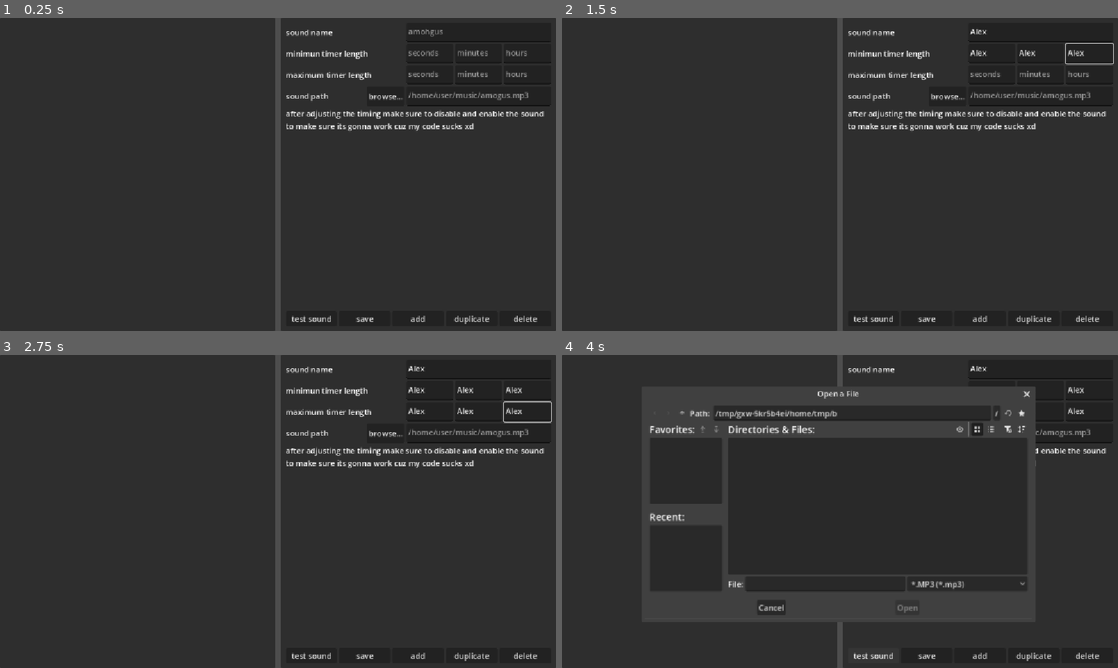
Above: before the commit, frames 1-4 (two rows, left to right).
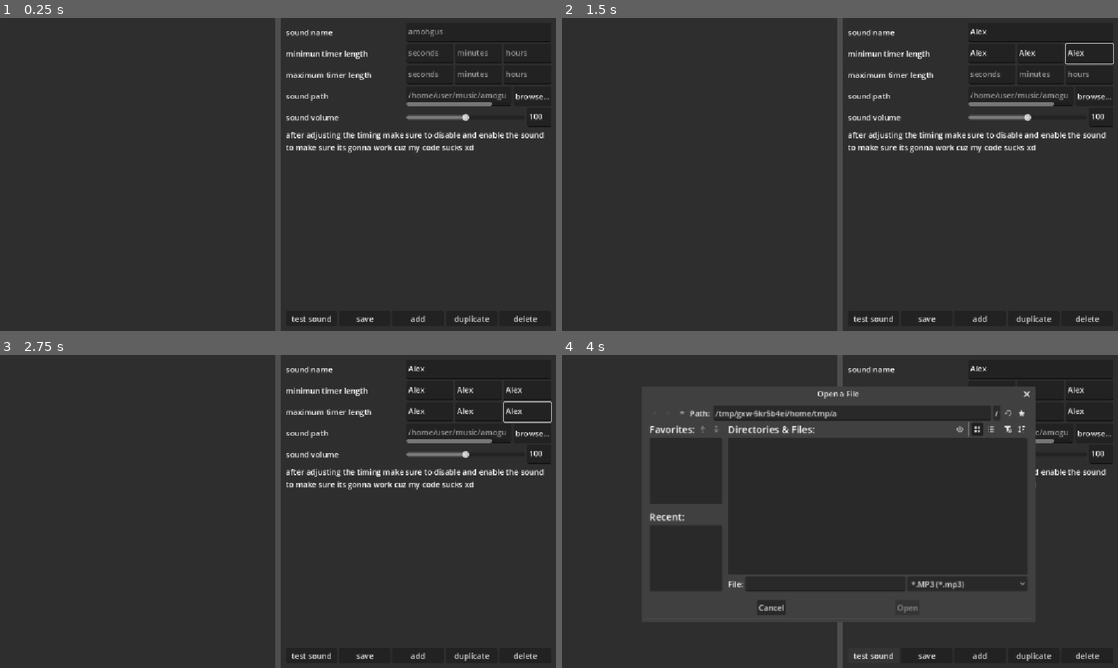
Above: after the commit, the same moments.

Repository: queniaVT/occasional-interrupter
Game: Godot game, scene res://main.tscn
Same seed, same stepped clock (60 frames per second), same inputs: the game is played once before the commit and once after it.
Inputs (mouse positions are in pixels of both pictures, inside the frame that each line leads up to):
- Up to frame 1 (0.25 s): no input
- Up to frame 2 (1.5 s): click (1040, 33) at 0.52 s; type "Alex" at 0.6 s; click (990, 52) at 0.75 s; type "Alex" at 0.83 s; click (1040, 52) at 0.98 s; type "Alex" at 1.07 s; click (1090, 52) at 1.27 s; type "Alex" at 1.35 s
- Up to frame 3 (2.75 s): click (428, 411) at 1.5 s; type "Alex" at 1.58 s; click (478, 411) at 1.73 s; type "Alex" at 1.82 s; click (528, 411) at 2.02 s; type "Alex" at 2.1 s
- Up to frame 4 (4 s): click "browse..." at 2.75 s; click "test sound" at 3.5 s

The runs differ from the first frame. In frame 1, 2.5% of the frame differs, in the area x 51-99%, y 23-44%; in frame 2, 2.5%; in frame 3, 2.5%; in frame 4, 0.5%.

Commit message:
did stuffz w/ui n added volume control 4 each sound

Diff:
--- a/main.gd
+++ b/main.gd
@@ -7,7 +7,9 @@
 @onready var maxTimerBoxS: TextEdit = $HSplitContainer/options/MarginContainer/VBoxContainer/maxTimer/HBoxContainer/TextEdit
 @onready var maxTimerBoxM: TextEdit = $HSplitContainer/options/MarginContainer/VBoxContainer/maxTimer/HBoxContainer/TextEdit2
 @onready var maxTimerBoxH: TextEdit = $HSplitContainer/options/MarginContainer/VBoxContainer/maxTimer/HBoxContainer/TextEdit3
-@onready var soundPathBox: TextEdit = $HSplitContainer/options/MarginContainer/VBoxContainer/soundPath/TextEdit
+@onready var soundPathBox: TextEdit = $HSplitContainer/options/MarginContainer/VBoxContainer/soundPath/HBoxContainer/TextEdit
+@onready var volumeSlider: HSlider = $HSplitContainer/options/MarginContainer/VBoxContainer/soundVolume/HBoxContainer/volumeSlider
+@onready var soundVolumeBox: TextEdit = $HSplitContainer/options/MarginContainer/VBoxContainer/soundVolume/HBoxContainer/TextEdit
 @onready var soundContainer: VBoxContainer = $HSplitContainer/sounds/MarginContainer/ScrollContainer/soundContainer
 @onready var fileDialog: FileDialog = $FileDialog
 
@@ -35,6 +37,7 @@
 		instance.maxTimerM = sound.maxTimerM
 		instance.maxTimerH = sound.maxTimerH
 		instance.soundPath = sound.soundPath
+		instance.soundVolume = sound.soundVolume
 		soundContainer.add_child(instance)
 		instance.set_selected(true)
 		_on_sound_selected(instance)
@@ -49,6 +52,7 @@
 	maxTimerBoxM.text = selectedSound.maxTimerM
 	maxTimerBoxH.text = selectedSound.maxTimerH
 	soundPathBox.text = selectedSound.soundPath
+	volumeSlider.value = selectedSound.soundVolume
 	for child in soundContainer.get_children():
 		if child.has_method("set_selected"):
 			child.set_selected(child == sound)
@@ -63,9 +67,14 @@
 		selectedSound.maxTimerM = maxTimerBoxM.text
 		selectedSound.maxTimerH = maxTimerBoxH.text
 		selectedSound.soundPath = soundPathBox.text
+		selectedSound.soundVolume = volumeSlider.value
 	for sound in soundContainer.get_children():
 		if !sound.is_connected("selected", _on_sound_selected):
 			sound.connect("selected", _on_sound_selected)
+	if soundVolumeBox.has_focus():
+		if !soundVolumeBox.text.is_valid_float(): return
+		volumeSlider.value = float(soundVolumeBox.text)
+	else: soundVolumeBox.text = str(volumeSlider.value).trim_suffix(".0")
 
 func _on_add_pressed() -> void:
 	var instance = soundScene.instantiate()
@@ -84,6 +93,7 @@
 	instance.maxTimerM = selectedSound.maxTimerM
 	instance.maxTimerH = selectedSound.maxTimerH
 	instance.soundPath = selectedSound.soundPath
+	instance.soundVolume = selectedSound.soundVolume
 	soundContainer.add_child(instance)
 	instance.set_selected(true)
 	_on_sound_selected(instance)
@@ -114,7 +124,8 @@
 			"maxTimerS": sound.maxTimerS,
 			"maxTimerM": sound.maxTimerM,
 			"maxTimerH": sound.maxTimerH,
-			"soundPath": sound.soundPath
+			"soundPath": sound.soundPath,
+			"soundVolume": sound.soundVolume
 		})
 	var data := {"sounds": soundData}
 	var jsonText := JSON.stringify(data, "\t")
--- a/main.tscn
+++ b/main.tscn
@@ -64,7 +64,7 @@
 [node name="TextEdit" type="TextEdit" parent="HSplitContainer/options/MarginContainer/VBoxContainer/soundName" unique_id=1781880667]
 custom_minimum_size = Vector2(300, 40)
 layout_mode = 2
-size_flags_horizontal = 8
+size_flags_horizontal = 3
 placeholder_text = "amohgus"
 tab_input_mode = false
 
@@ -147,15 +147,46 @@
 size_flags_horizontal = 2
 text = "sound path"
 
-[node name="browse" type="Button" parent="HSplitContainer/options/MarginContainer/VBoxContainer/soundPath" unique_id=575100541]
+[node name="HBoxContainer" type="HBoxContainer" parent="HSplitContainer/options/MarginContainer/VBoxContainer/soundPath" unique_id=1392291496]
+layout_mode = 2
+size_flags_horizontal = 3
+
+[node name="TextEdit" type="TextEdit" parent="HSplitContainer/options/MarginContainer/VBoxContainer/soundPath/HBoxContainer" unique_id=870041659]
+custom_minimum_size = Vector2(218, 40)
+layout_mode = 2
+size_flags_horizontal = 3
+placeholder_text = "/home/user/music/amogus.mp3"
+tab_input_mode = false
+
+[node name="browse" type="Button" parent="HSplitContainer/options/MarginContainer/VBoxContainer/soundPath/HBoxContainer" unique_id=575100541]
+custom_minimum_size = Vector2(70, 40)
 layout_mode = 2
 text = "browse..."
 
-[node name="TextEdit" type="TextEdit" parent="HSplitContainer/options/MarginContainer/VBoxContainer/soundPath" unique_id=870041659]
-custom_minimum_size = Vector2(300, 40)
-layout_mode = 2
-size_flags_horizontal = 8
-placeholder_text = "/home/user/music/amogus.mp3"
+[node name="soundVolume" type="HBoxContainer" parent="HSplitContainer/options/MarginContainer/VBoxContainer" unique_id=254056585]
+layout_mode = 2
+size_flags_vertical = 0
+
+[node name="Label" type="Label" parent="HSplitContainer/options/MarginContainer/VBoxContainer/soundVolume" unique_id=2025581295]
+layout_mode = 2
+size_flags_horizontal = 2
+text = "sound volume"
+
+[node name="HBoxContainer" type="HBoxContainer" parent="HSplitContainer/options/MarginContainer/VBoxContainer/soundVolume" unique_id=702190173]
+layout_mode = 2
+size_flags_horizontal = 3
+
+[node name="volumeSlider" type="HSlider" parent="HSplitContainer/options/MarginContainer/VBoxContainer/soundVolume/HBoxContainer" unique_id=1978935606]
+custom_minimum_size = Vector2(246, 40)
+layout_mode = 2
+size_flags_horizontal = 3
+max_value = 200.0
+value = 100.0
+
+[node name="TextEdit" type="TextEdit" parent="HSplitContainer/options/MarginContainer/VBoxContainer/soundVolume/HBoxContainer" unique_id=1410240760]
+custom_minimum_size = Vector2(50, 40)
+layout_mode = 2
+placeholder_text = "%"
 tab_input_mode = false
 
 [node name="info" type="Label" parent="HSplitContainer/options/MarginContainer/VBoxContainer" unique_id=1481812525]
@@ -200,7 +231,7 @@
 file_mode = 0
 access = 2
 
-[connection signal="pressed" from="HSplitContainer/options/MarginContainer/VBoxContainer/soundPath/browse" to="." method="_on_browse_pressed"]
+[connection signal="pressed" from="HSplitContainer/options/MarginContainer/VBoxContainer/soundPath/HBoxContainer/browse" to="." method="_on_browse_pressed"]
 [connection signal="pressed" from="HSplitContainer/options/MarginContainer/HBoxContainer/test" to="." method="_on_test_pressed"]
 [connection signal="pressed" from="HSplitContainer/options/MarginContainer/HBoxContainer/save" to="." method="_on_save_pressed"]
 [connection signal="pressed" from="HSplitContainer/options/MarginContainer/HBoxContainer/add" to="." method="_on_add_pressed"]
--- a/sound.gd
+++ b/sound.gd
@@ -14,6 +14,7 @@
 var maxTimerH: String
 var maxTimerFloat: float
 var soundPath: String
+var soundVolume: float
 
 signal selected(sound: Control)
 
@@ -28,10 +29,10 @@
 	add_child(player)
 	player.stream = loaded
 	player.finished.connect(func(): player.queue_free())
+	player.volume_linear = soundVolume / 100
 	player.play()
 
 func stringToFloat(s: String, m: String, h: String) -> float:
-	if s.is_empty() && m.is_empty() && h.is_empty(): return -1.0
 	if s.is_empty(): s = "0.0"
 	if m.is_empty(): m = "0.0"
 	if h.is_empty(): h = "0.0"
Not shown, changed: export_presets.cfg
